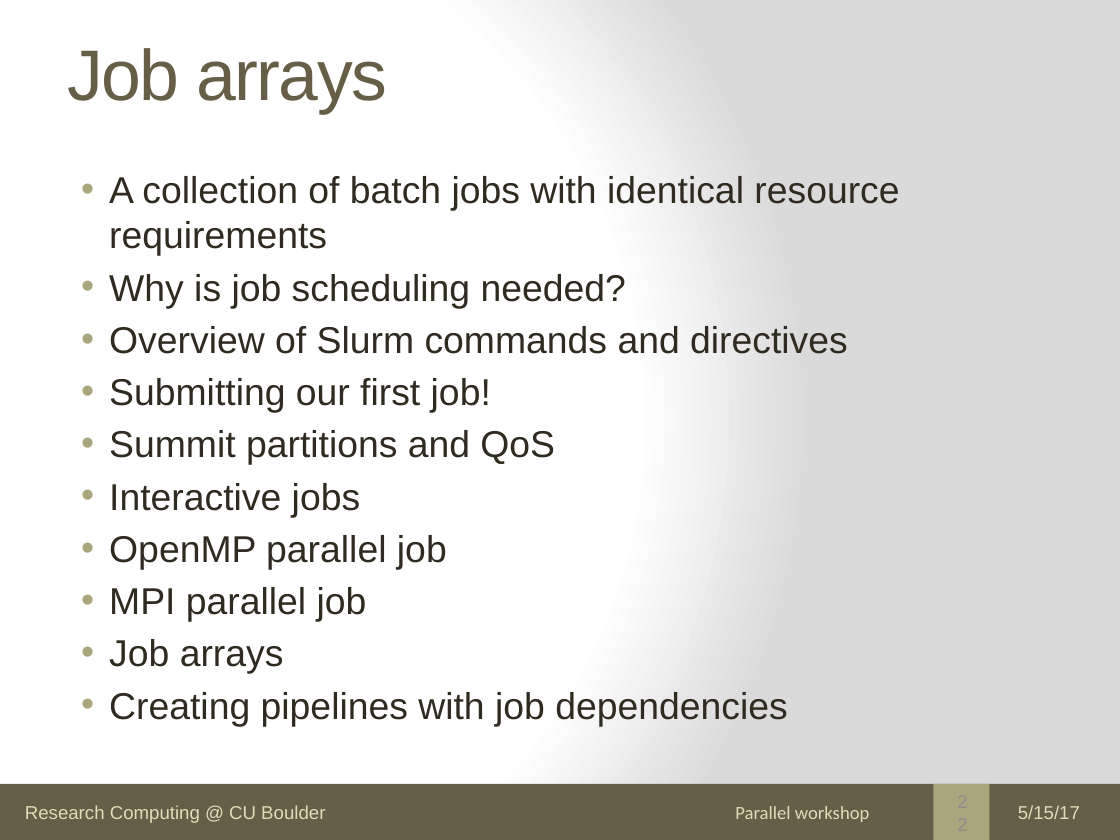
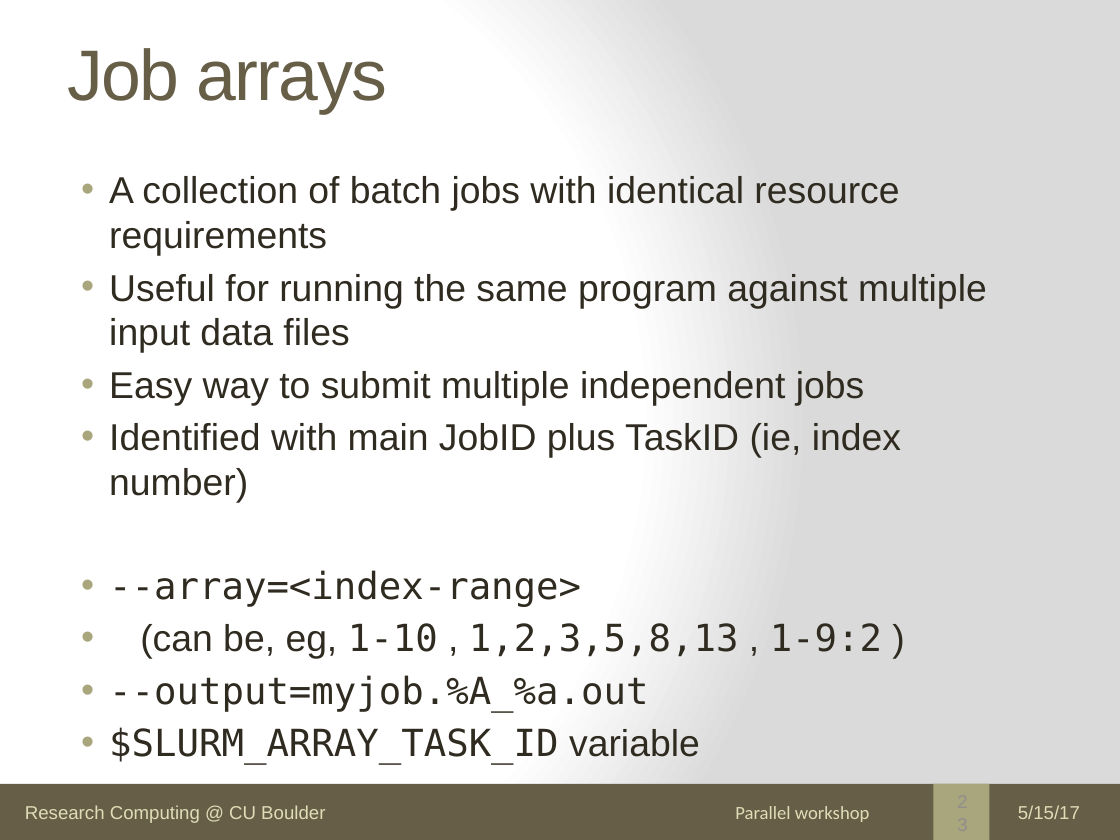
Before and after one commit to agamtomar/Parallelization_Workshop, a slide deck: slide 23 of Day1/Slurm-Parallel.pptx (slide 22 before the commit). Drawn at 1120x840 pixels with LibreOffice and Linux fonts; fonts in the diff are those of the drawing. Boxes give left, top, right and bottom in pixels: in the first picture for what was removed or moved away, otherwise in the second. Text is boxed around its words. In the diff, an @@ line names an element or a change of style, - is before the commit and + after.

Commit message:
second draft of Slurm materials

```diff
--- a/Day1/Slurm-Parallel.pptx
+++ b/Day1/Slurm-Parallel.pptx
@@ text at (109, 274, 987, 764): text changed @@
-• Why is job scheduling needed?
-• Overview of Slurm commands and directives
-• Submitting our first job!
-• Summit partitions and QoS
-• Interactive jobs
-• OpenMP parallel job
-• MPI parallel job
-• Job arrays
-• Creating pipelines with job dependencies
+• Useful for running the same program against multiple input data files
+• Easy way to submit multiple independent jobs
+• Identified with main JobID plus TaskID (ie, index number)
+• --array=<index-range>
+• (can be, eg, 1-10 , 1,2,3,5,8,13 , 1-9:2 )
+• --output=myjob.%A_%a.out
+• $SLURM_ARRAY_TASK_ID variable
@@ page number at (944, 795, 979, 829): text changed @@
-22
+23
```
Also in this commit, not shown: 1 other slide changed, 5 slides added.
